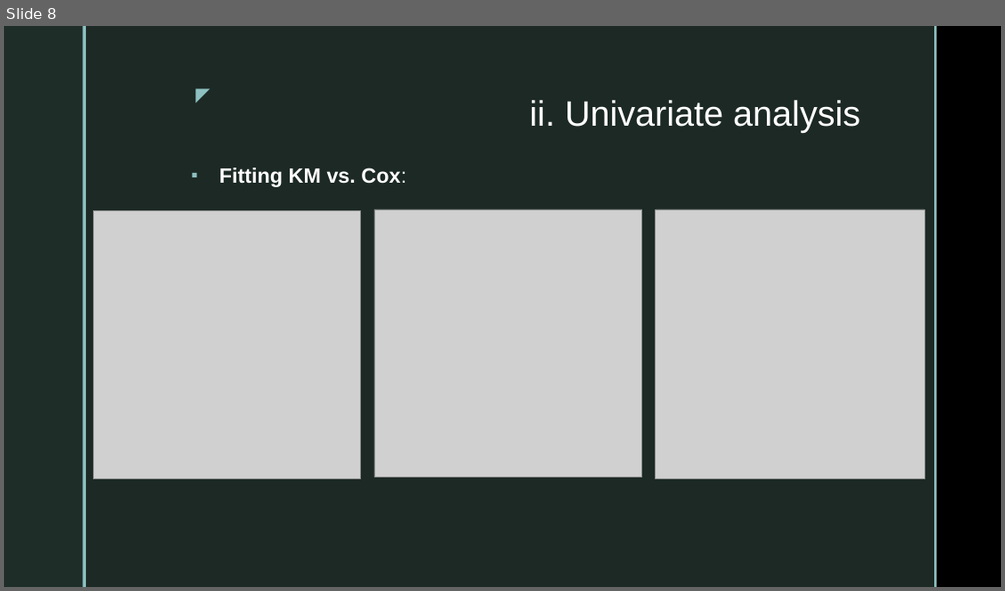
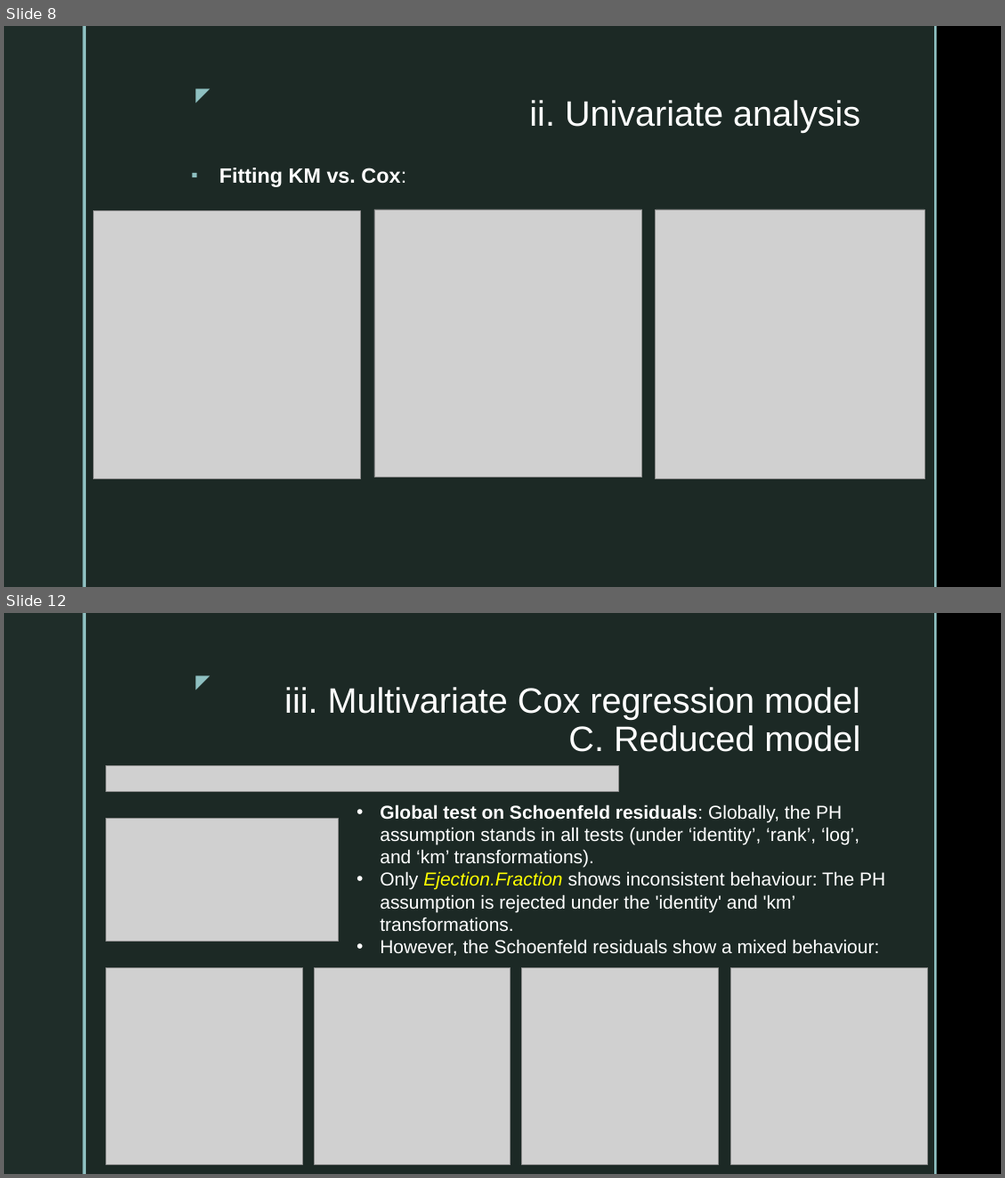
Before and after one commit to SebastianVeuskens/DSA-Project, a slide deck: presentation.pptx. Shown one above the other, each under a label of ours: slide 8 before the commit, slides 8 and 12 after it; the slides between them are not shown. The pictures are 1005x591 and 1005x1178 pixels, drawn with LibreOffice and Linux fonts; fonts in the diff are those of the drawing; grey boxes stand for pictures; background and template pictures are left out. Boxes give left, top, right and bottom in pixels: in the first picture for what was removed or moved away, otherwise in the second. Text is boxed around its words. In the diff, an @@ line names an element or a change of style, - is before the commit and + after.

```diff
--- a/presentation.pptx
+++ b/presentation.pptx
@@ slide 12 added at <box>4,613,1001,1174</box>, background picture (left out); not listed: 5 template elements that a slide beside it also shows @@
@@ title added at <box>284,687,860,752</box>, 34 pt, text #FFFFFF @@
+iii. Multivariate Cox regression model
+C. Reduced model
@@ picture added at <box>105,765,618,792</box> @@
@@ picture added at <box>105,819,338,941</box> @@
@@ text added at <box>380,804,885,956</box>, 18 pt, text #FFFFFF @@
+• Global test on Schoenfeld residuals: Globally, the PH assumption stands in all tests (under ‘identity’, ‘rank’, ‘log’, and ‘km’ transformations).
+• Only Ejection.Fraction shows inconsistent behaviour: The PH assumption is rejected under the 'identity' and 'km’ transformations.
+• However, the Schoenfeld residuals show a mixed behaviour:
@@ picture added at <box>105,967,302,1164</box> @@
@@ picture added at <box>314,967,510,1164</box> @@
@@ picture added at <box>522,967,719,1164</box> @@
@@ picture added at <box>731,967,928,1164</box> @@
```
Also in this commit, not shown: 7 slides changed, 4 other slides added, 13 other files.
